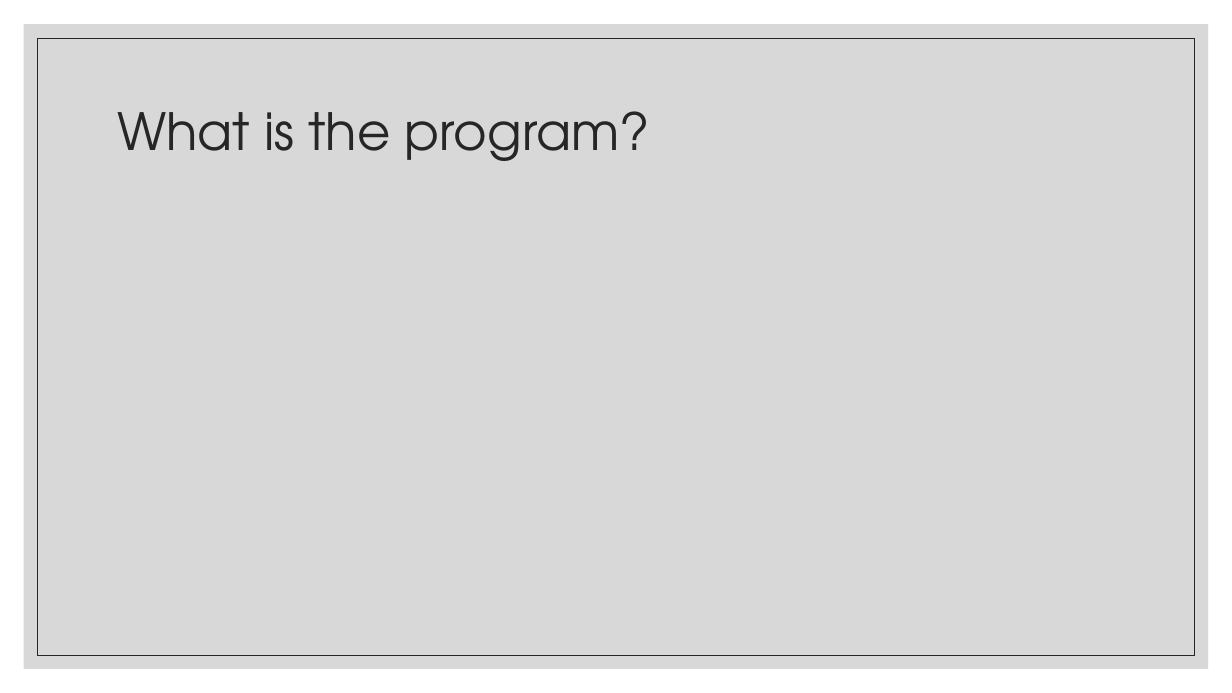
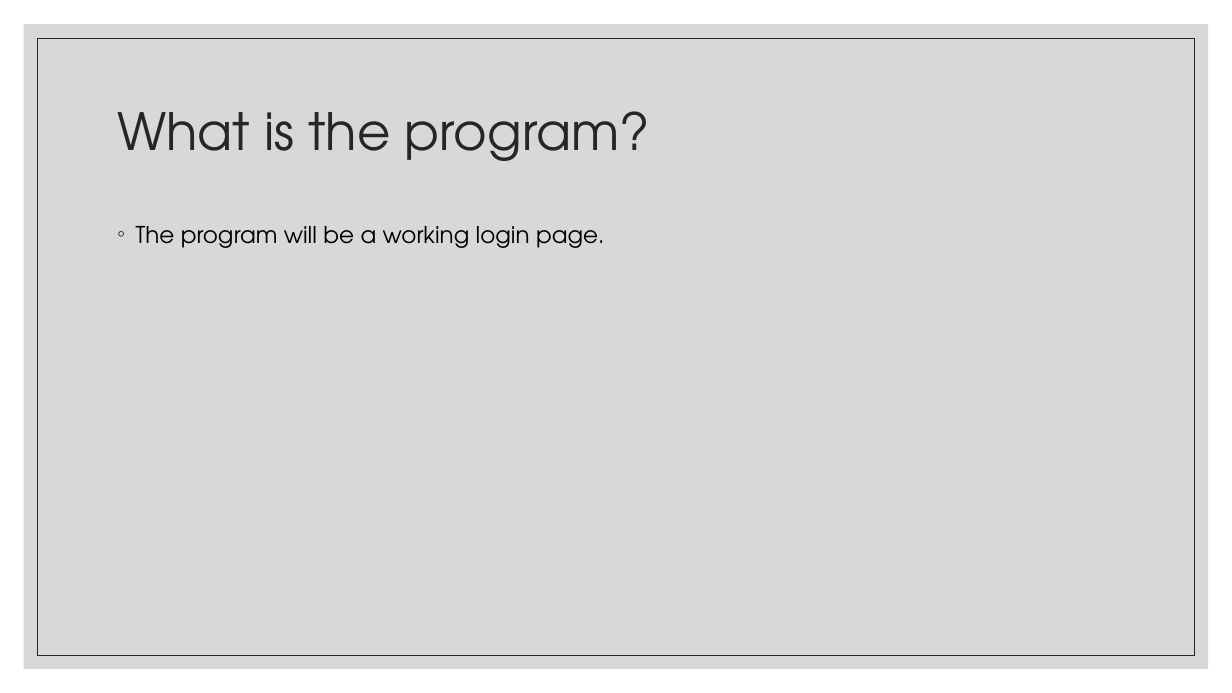
Before and after one commit to KershawK5646/CapstoneProject, a slide deck: slide 2 of Presentation/MakerSpace.pptx. Drawn at 1232x693 pixels with LibreOffice and Linux fonts; fonts in the diff are those of the drawing. Boxes give left, top, right and bottom in pixels: in the first picture for what was removed or moved away, otherwise in the second. Text is boxed around its words. In the diff, an @@ line names an element or a change of style, - is before the commit and + after.

```diff
--- a/Presentation/MakerSpace.pptx
+++ b/Presentation/MakerSpace.pptx
@@ text added at box(136, 226, 604, 248), 18 pt, text #000000 @@
+◦ The program will be a working login page.
```
Also in this commit, not shown: 5 other slides changed.
